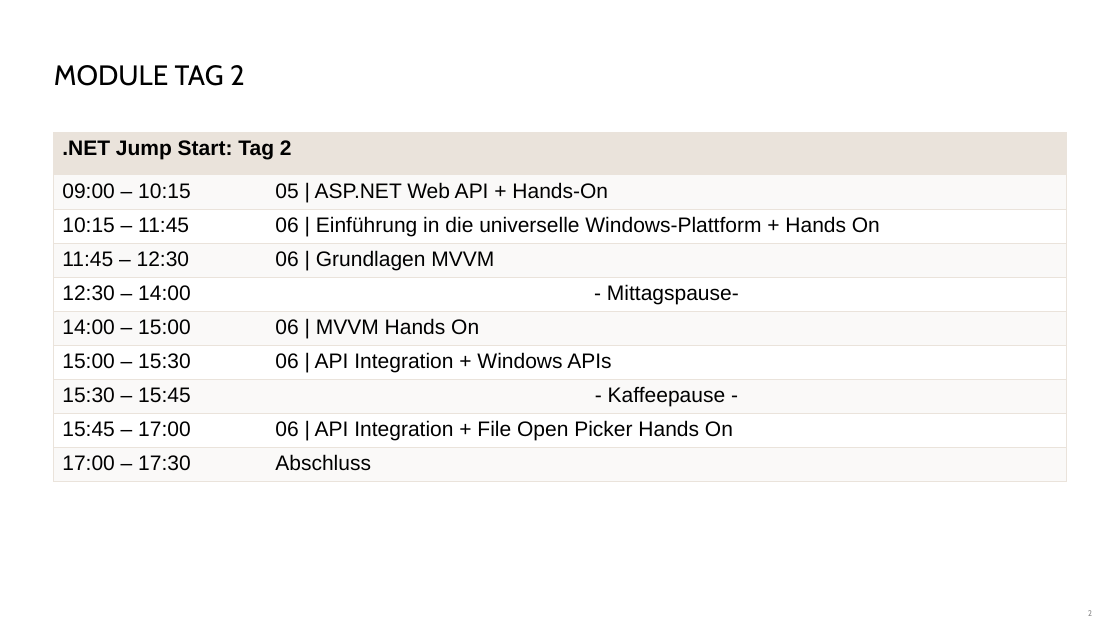
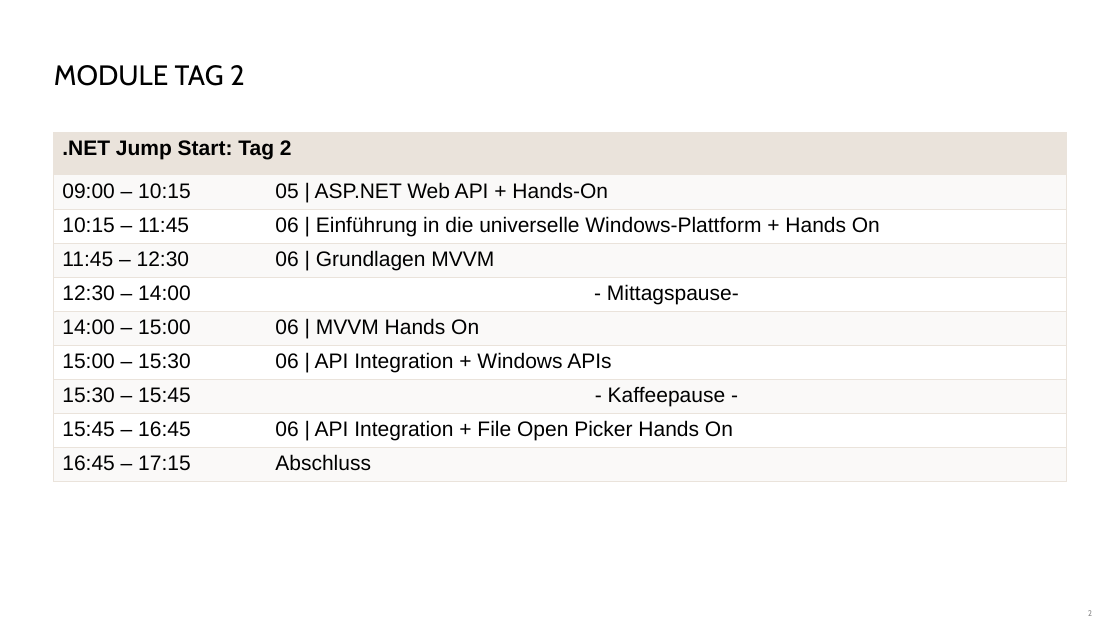
Before and after one commit to danielbeckmann/DotNETJumpStart, a slide deck: slide 2 of 05. ASP.NET Web API/Entwicklung einer Schnittstelle mit ASP.NET Web API.pptx. Drawn at 1120x630 pixels with LibreOffice and Linux fonts; fonts in the diff are those of the drawing; background and template pictures are left out. Boxes give left, top, right and bottom in pixels: in the first picture for what was removed or moved away, otherwise in the second. Text is boxed around its words. In the diff, an @@ line names an element or a change of style, - is before the commit and + after.

```diff
--- a/05. ASP.NET Web API/Entwicklung einer Schnittstelle mit ASP.NET Web API.pptx
+++ b/05. ASP.NET Web API/Entwicklung einer Schnittstelle mit ASP.NET Web API.pptx
@@ table at <box>54,133,1066,490</box> @@
-row 9, column 1: 15:45 – 17:00
+row 9, column 1: 15:45 – 16:45
-row 10, column 1: 17:00 – 17:30
+row 10, column 1: 16:45 – 17:15
```
Also in this commit, not shown: 2 other slides changed, 4 other files.
